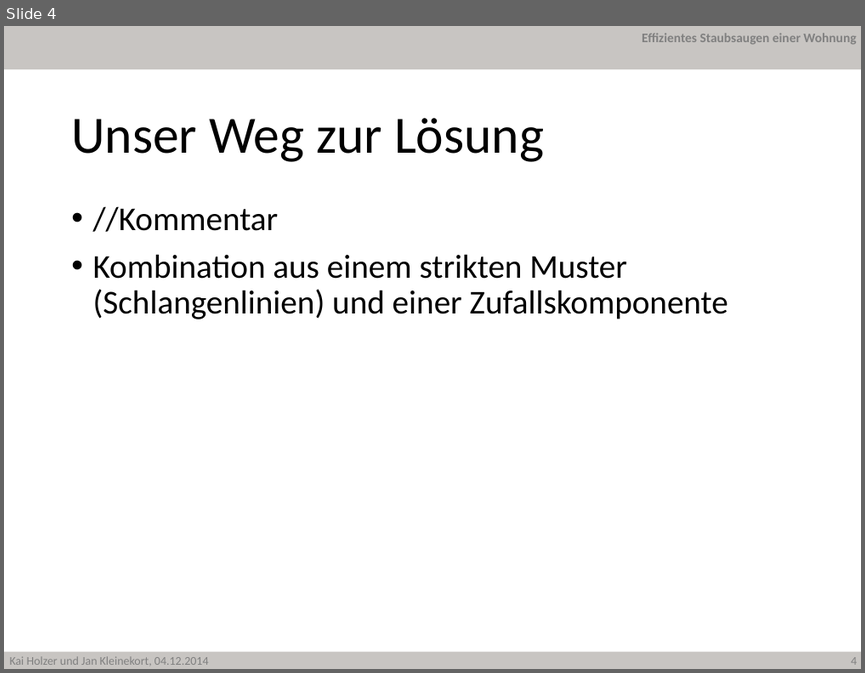
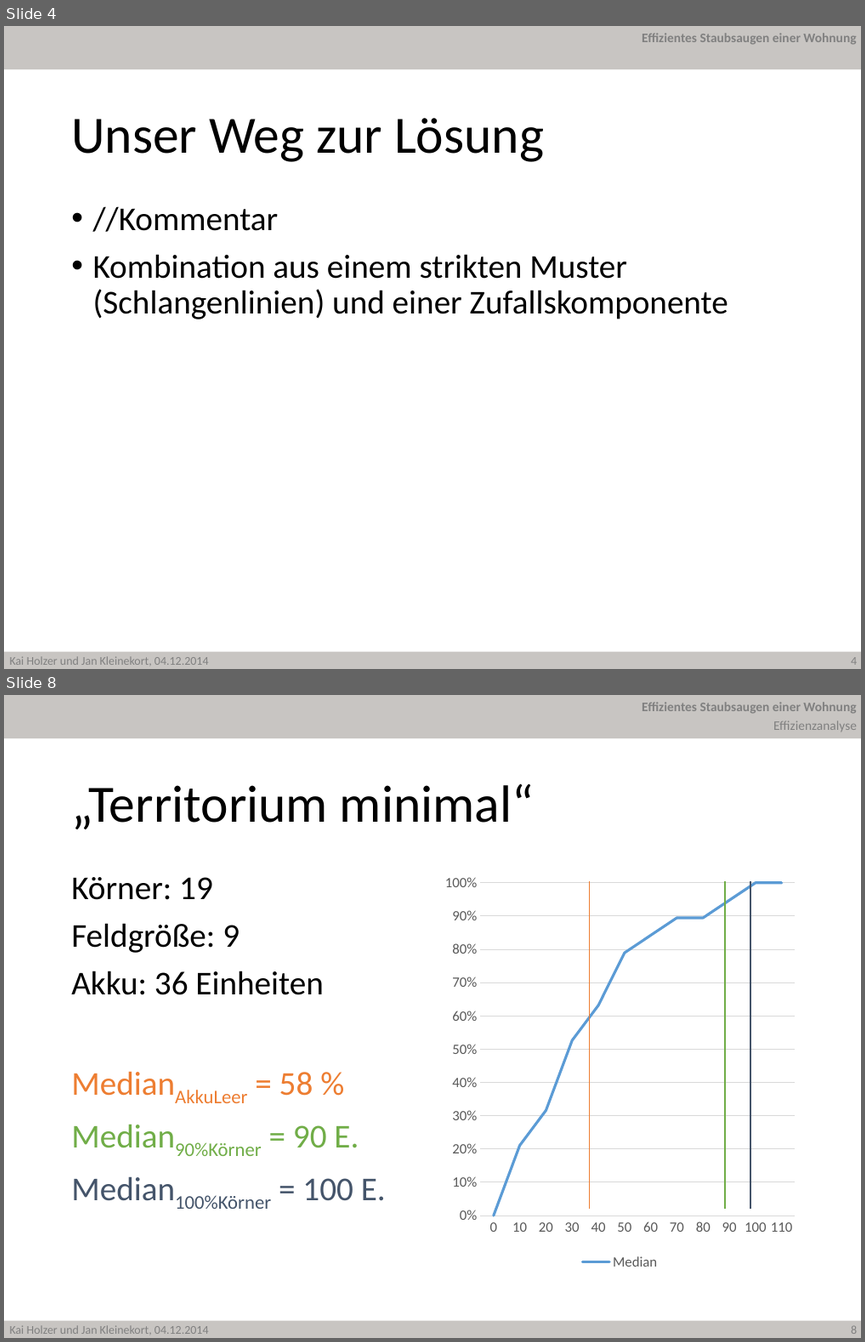
Before and after one commit to JanKl/Hamster, a slide deck: Präsentation/Hamster Holzer Kleinekort.pptx. Shown one above the other, each under a label of ours: slide 4 before the commit, slides 4 and 8 after it; the slides between them are not shown. The pictures are 865x673 and 865x1342 pixels, drawn with LibreOffice and Linux fonts; fonts in the diff are those of the drawing; background and template pictures are left out. Boxes give left, top, right and bottom in pixels: in the first picture for what was removed or moved away, otherwise in the second. Text is boxed around its words. In the diff, an @@ line names an element or a change of style, - is before the commit and + after.

Commit message:
Excel Effizienzuntersuchung und PowerPoint Effizienz

```diff
--- a/Präsentation/Hamster Holzer Kleinekort.pptx
+++ b/Präsentation/Hamster Holzer Kleinekort.pptx
@@ slide 8 added at [4,695,861,1338], background #FFFFFF; not listed: 5 template elements that a slide beside it also shows @@
@@ text added at [773,721,857,732], 11 pt, text #808080 @@
+Effizienzanalyse
@@ title added at [71,783,534,829], 44 pt, text #000000 @@
+„Territorium minimal“
@@ line chart added at [438,867,801,1274] @@
+categories: 0, 10, 20, 30, 40, 50, 60, 70, 80, 90, 100, 110
+Median: 0, 0.21, 0.32, 0.53, 0.63, 0.79, 0.84, 0.89, 0.89, 0.95, 1, 1
@@ text added at [71,877,386,1208], 28 pt, text #000000 @@
+Körner: 19
+Feldgröße: 9
+Akku: 36 Einheiten
+MedianAkkuLeer = 58 %
+Median90%Körner = 90 E.
+Median100%Körner = 100 E.
@@ line added from (589, 881) to (589, 1208), #ED7D31 1 pt @@
@@ line added from (725, 881) to (725, 1208), #70AD47 1 pt @@
@@ line added from (750, 881) to (750, 1208), #44546A 1 pt @@
```
Also in this commit, not shown: 7 slides changed, 7 other slides added, 4 other files.
